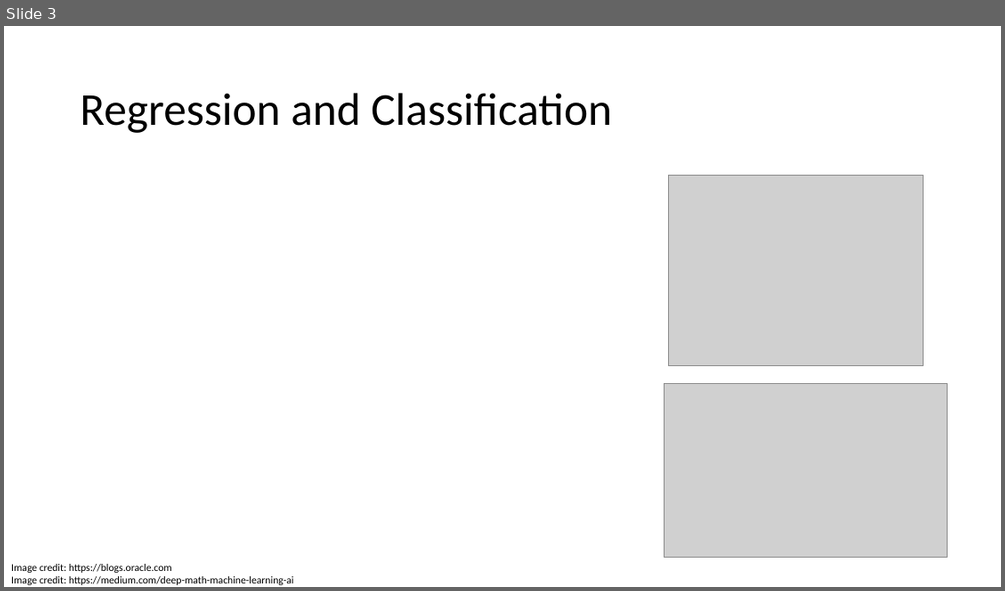
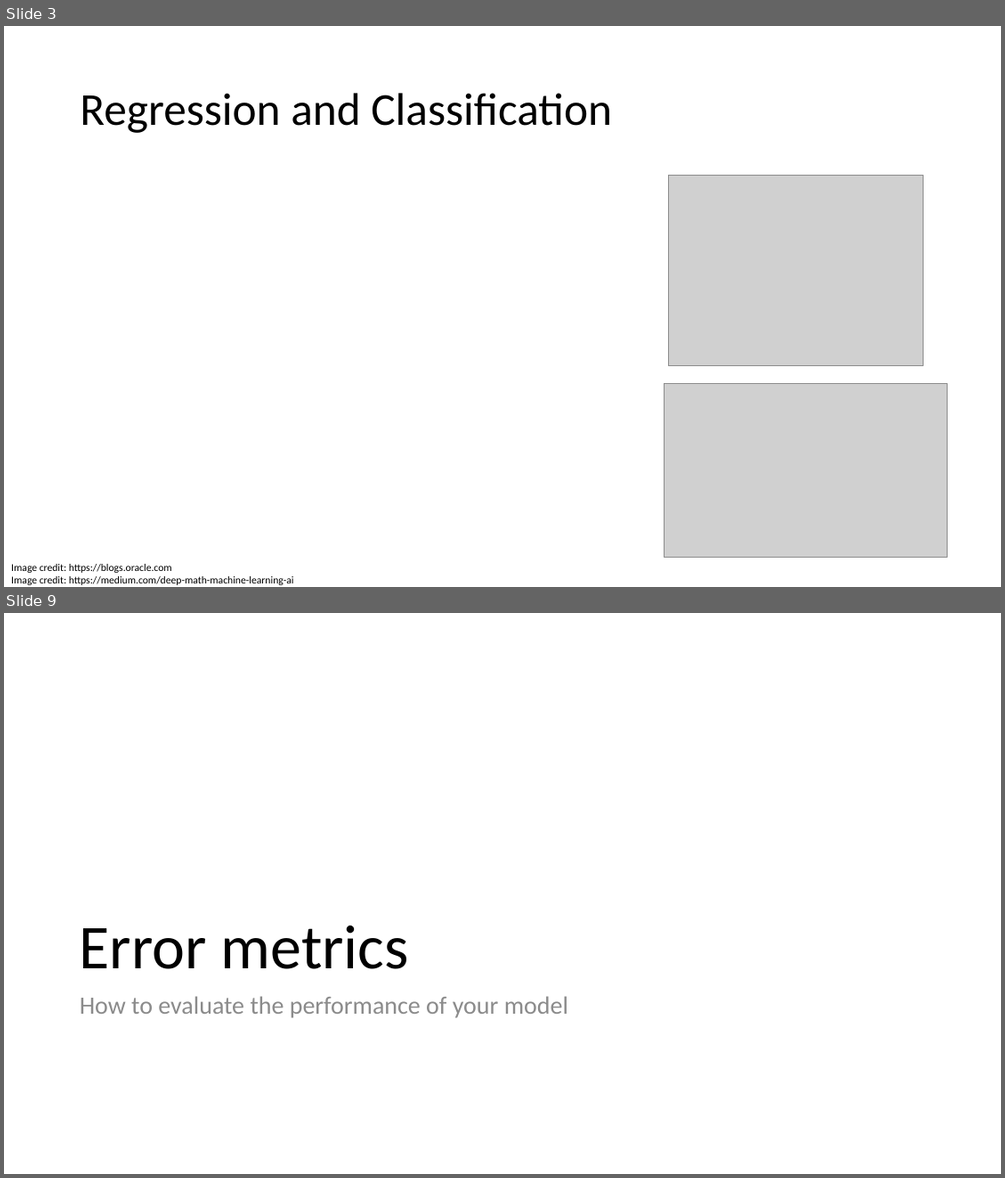
Before and after one commit to fborrasumh/intro, a slide deck: 3 - Model selection/Model selection.pptx. Shown one above the other, each under a label of ours: slide 3 before the commit, slides 3 and 9 after it; the slides between them are not shown. The pictures are 1005x591 and 1005x1178 pixels, drawn with LibreOffice and Linux fonts; fonts in the diff are those of the drawing; grey boxes stand for pictures. Boxes give left, top, right and bottom in pixels: in the first picture for what was removed or moved away, otherwise in the second. Text is boxed around its words. In the diff, an @@ line names an element or a change of style, - is before the commit and + after.

```diff
--- a/3 - Model selection/Model selection.pptx
+++ b/3 - Model selection/Model selection.pptx
@@ slide 9 added at box(4, 613, 1001, 1174), background #FFFFFF @@
@@ title added at box(80, 925, 409, 969), 60 pt, text #000000 @@
+Error metrics
@@ text added at box(80, 996, 568, 1018), 24 pt, text #8C8C8C @@
+How to evaluate the performance of your model
```
Also in this commit, not shown: 1 slide changed, 17 other slides added, 8 slides removed.
